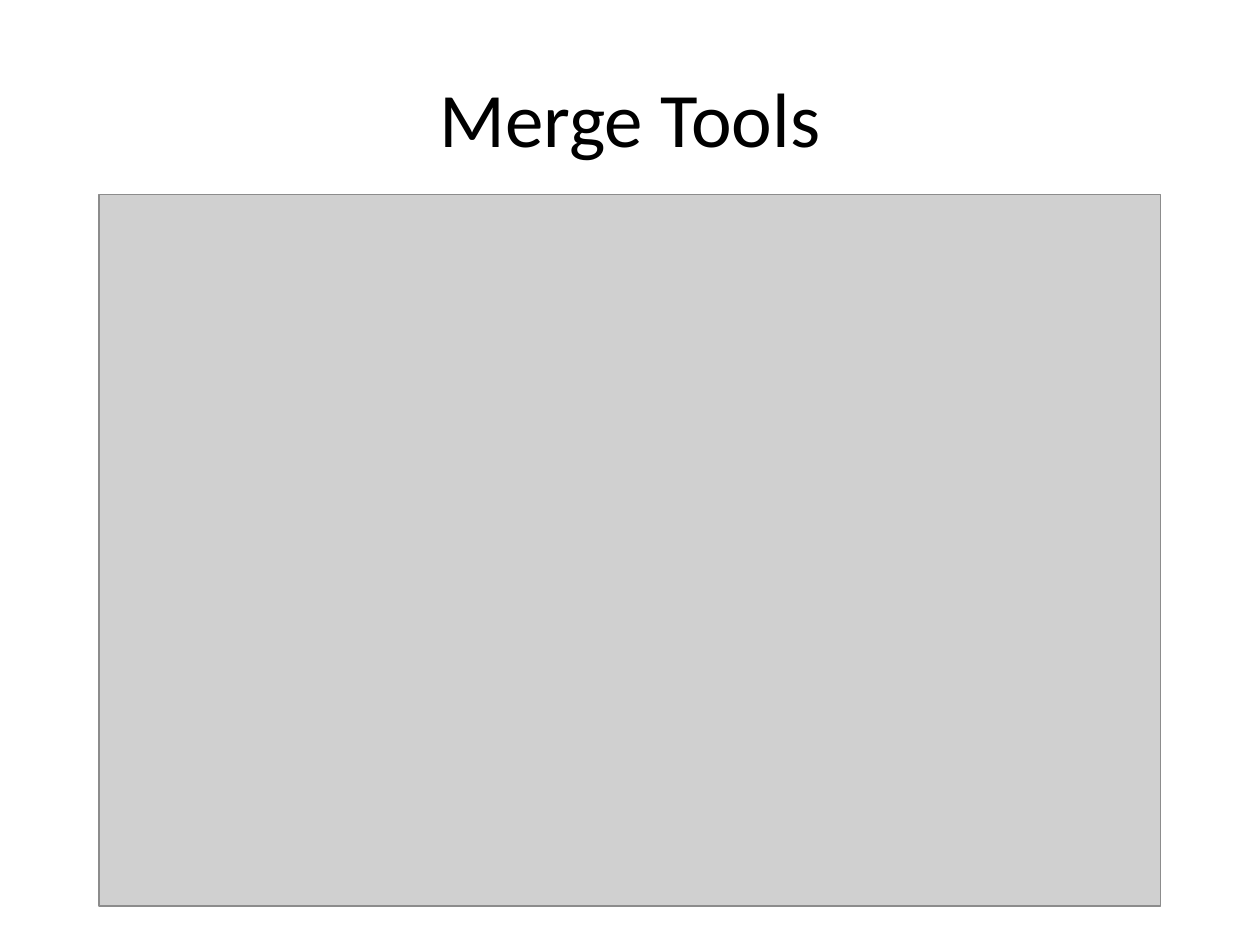
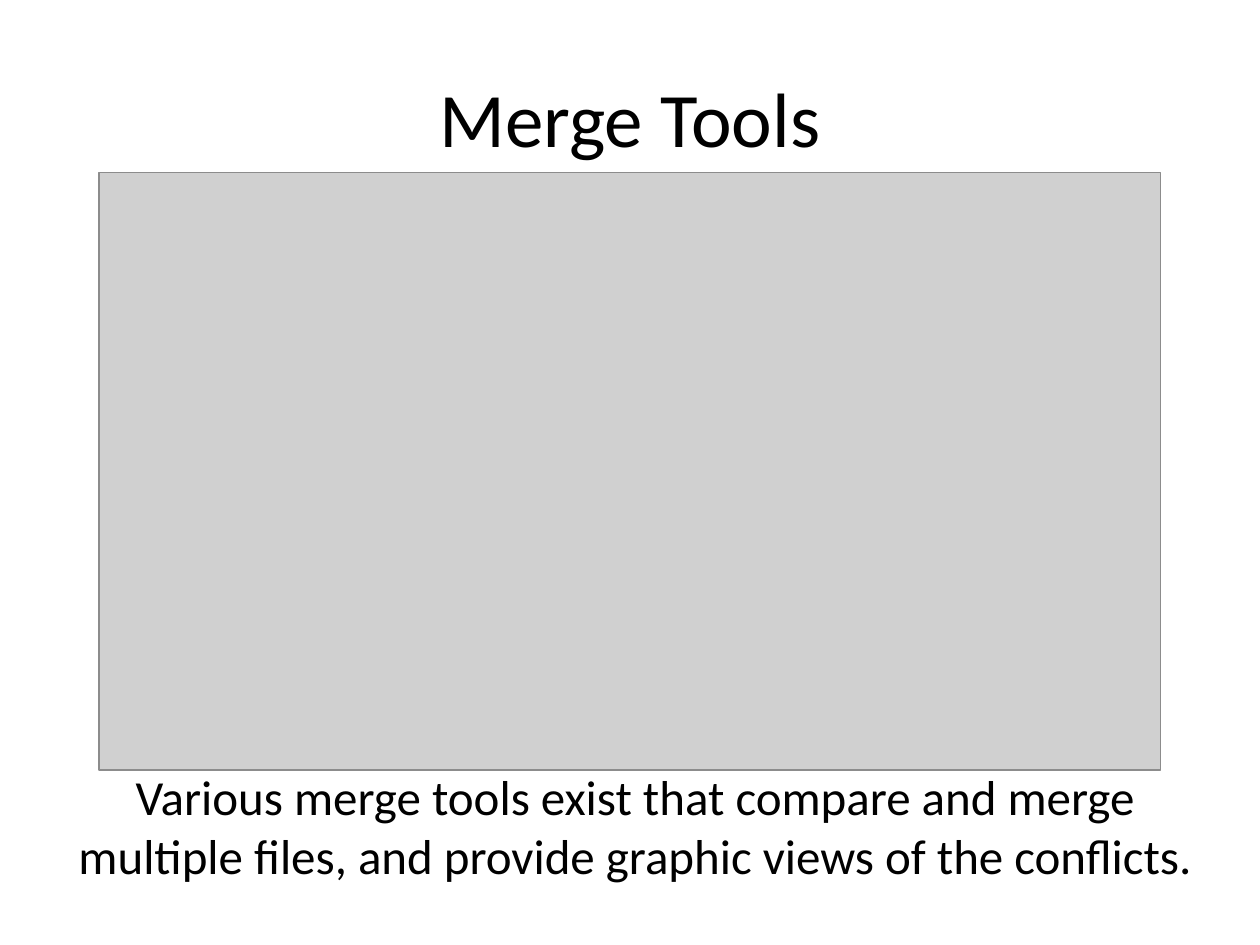
Before and after one commit to abergitdemo/git_demo, a slide deck: slide 10 of slides/branching_merging.pptx. Drawn at 1260x945 pixels with LibreOffice and Linux fonts; fonts in the diff are those of the drawing; grey boxes stand for pictures. Boxes give left, top, right and bottom in pixels: in the first picture for what was removed or moved away, otherwise in the second. Text is boxed around its words. In the diff, an @@ line names an element or a change of style, - is before the commit and + after.

```diff
--- a/slides/branching_merging.pptx
+++ b/slides/branching_merging.pptx
@@ picture: place and size @@
-picture at <box>100,195,1162,907</box>
+picture at <box>100,173,1162,770</box>
@@ text added at <box>78,781,1191,883</box>, 28 pt, text #000000 @@
+Various merge tools exist that compare and merge multiple files, and provide graphic views of the conflicts.
```
Also in this commit, not shown: 2 other slides changed.
